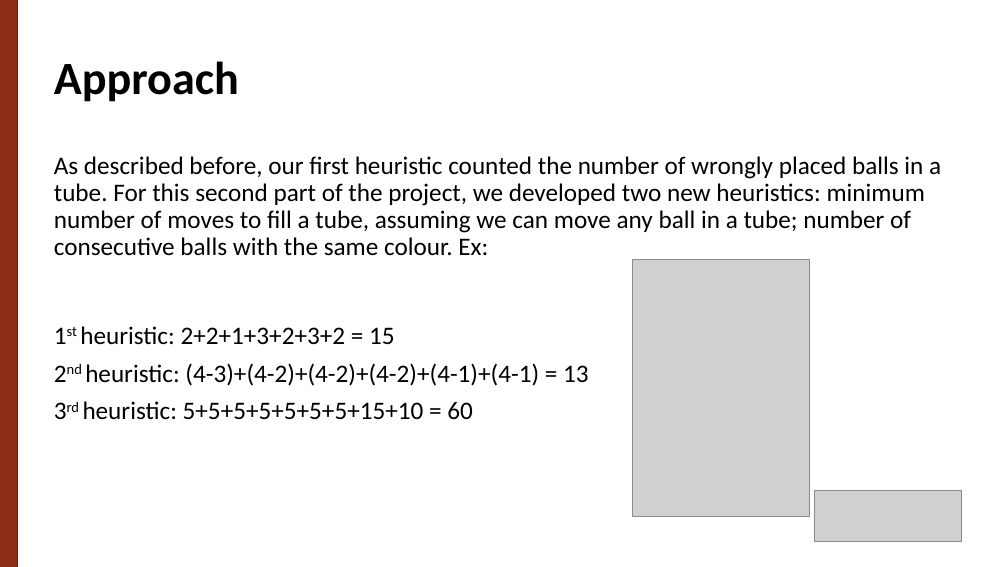
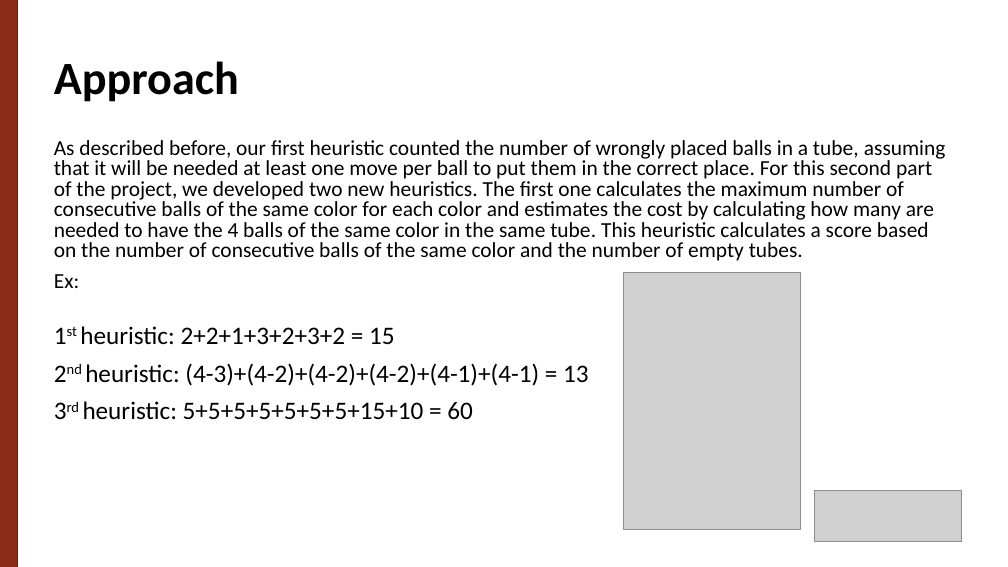
Before and after one commit to g-batalhao-a/IART, a slide deck: slide 6 of Project1/docs/Ball Sort Puzzle.pptx. Drawn at 1008x567 pixels with LibreOffice and Linux fonts; fonts in the diff are those of the drawing; grey boxes stand for pictures. Boxes give left, top, right and bottom in pixels: in the first picture for what was removed or moved away, otherwise in the second. Text is boxed around its words. In the diff, an @@ line names an element or a change of style, - is before the commit and + after.

```diff
--- a/Project1/docs/Ball Sort Puzzle.pptx
+++ b/Project1/docs/Ball Sort Puzzle.pptx
@@ text at box(54, 140, 946, 288): text changed; size 24 to 20.4 pt @@
-As described before, our first heuristic counted the number of wrongly placed balls in a tube. For this second part of the project, we developed two new heuristics: minimum number of moves to fill a tube, assuming we can move any ball in a tube; number of consecutive balls with the same colour. Ex:
+As described before, our first heuristic counted the number of wrongly placed balls in a tube, assuming that it will be needed at least one move per ball to put them in the correct place. For this second part of the project, we developed two new heuristics. The first one calculates the maximum number of consecutive balls of the same color for each color and estimates the cost by calculating how many are needed to have the 4 balls of the same color in the same tube. This heuristic calculates a score based on the number of consecutive balls of the same color and the number of empty tubes.
+Ex:
@@ picture: place and size @@
-picture at box(633, 260, 810, 516)
+picture at box(624, 273, 801, 529)
```
Also in this commit, not shown: 5 other slides changed, 4 other files.
